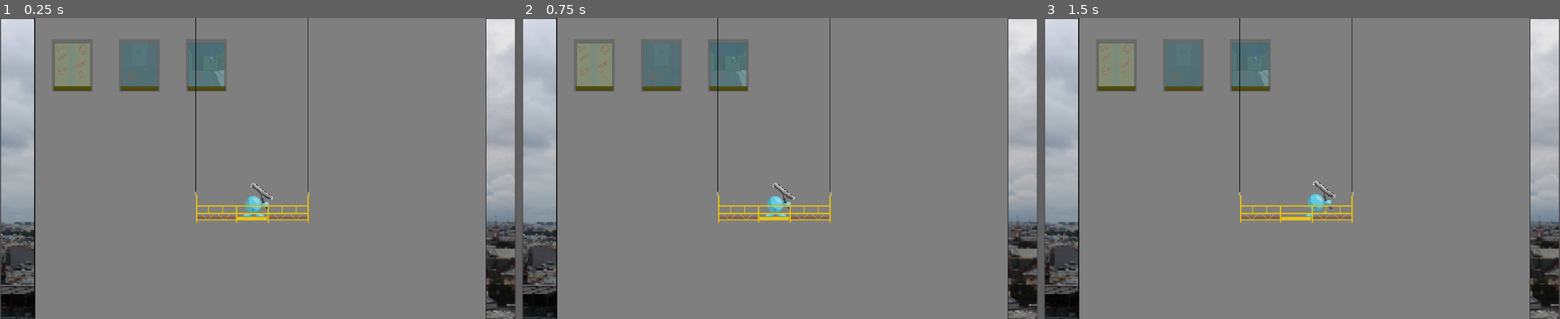
Above: before the commit, frames 1-3 (left to right).
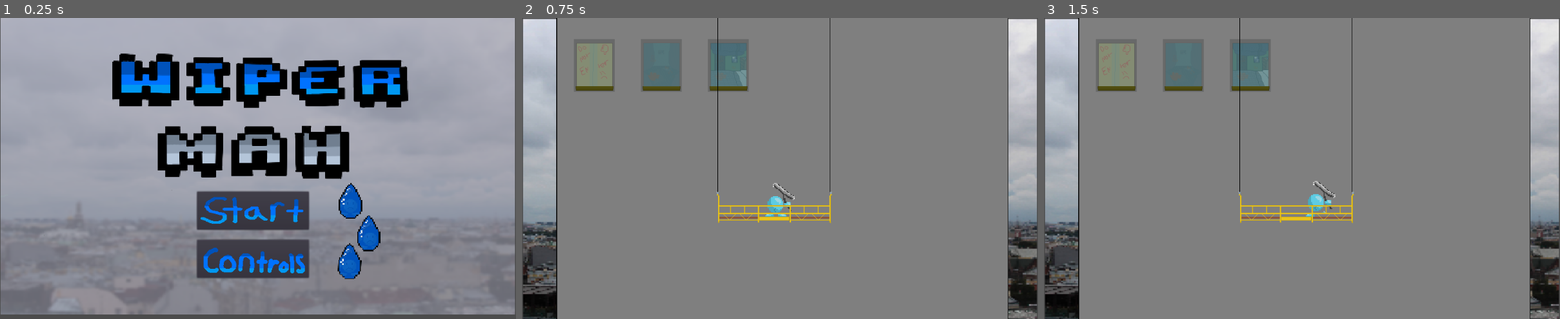
Above: after the commit, the same moments.

Repository: mbowerman828/Game-Jam-1
Game: Godot game, scene res://Scenes/Start Menu.tscn
Same seed, same stepped clock (60 frames per second), same inputs: the game is played once before the commit and once after it. Before the commit the project starts from res://Scenes/Test.tscn. Sound files missing from this copy of the repository are replaced by a short silence.
Inputs (mouse positions are in pixels of both pictures, inside the frame that each line leads up to):
- Up to frame 1 (0.25 s): no input
- Up to frame 2 (0.75 s): click (774, 210) at 0.52 s
- Up to frame 3 (1.5 s): tap Enter at 1.25 s; hold D (Move_Character_Right) from 1.28 s (still down); tap Space (Wipe) at 1.35 s

The runs differ from the first frame. In frame 1, 71% of the frame differs, in the area x 0-100%, y 0-100%; in frame 2, nothing differs; in frame 3, nothing differs.

Commit message:
StartMenu Moved Trying to get soundeffects working

Diff:
--- a/Scenes/Player.tscn
+++ b/Scenes/Player.tscn
@@ -1,5 +1,6 @@
-[gd_scene load_steps=24 format=2]
+[gd_scene load_steps=25 format=2]
 
+[ext_resource path="res://Sounds/Footstep.wav" type="AudioStream" id=1]
 [ext_resource path="res://Scripts/Player.gd" type="Script" id=2]
 [ext_resource path="res://Visuals/Character Sprite Sheet.png" type="Texture" id=3]
 
@@ -126,4 +127,9 @@
 position = Vector2( 2, -17 )
 shape = SubResource( 19 )
 
+[node name="Footsteps" type="AudioStreamPlayer2D" parent="."]
+position = Vector2( 0, -6 )
+scale = Vector2( 2.0625, 2 )
+stream = ExtResource( 1 )
+
 [connection signal="animation_finished" from="AnimatedSprite" to="." method="_on_AnimatedSprite_animation_finished"]
--- a/Scenes/SceneManager.gd
+++ b/Scenes/SceneManager.gd
@@ -8,10 +8,18 @@
 
 # Called when the node enters the scene tree for the first time.
 func _ready():
-		$WipermanLoop.play()
+	$Startup.play()
 
 
 
 # Called every frame. 'delta' is the elapsed time since the previous frame.
 #func _process(delta):
 #	pass
+
+
+func _on_Startup_finished():
+	$WipermanLoop.play()
+
+
+func _on_WipermanLoop_finished():
+	$WipermanLoop.play()
--- a/Start Menu.tscn
+++ b/Scenes/Start Menu.tscn
@@ -1,19 +1,19 @@
 [gd_scene load_steps=5 format=2]
 
-[ext_resource path="res://Visuals/Background for Menu.png" type="Texture" id=1]
-[ext_resource path="res://Start Menu.gd" type="Script" id=2]
-[ext_resource path="res://Visuals/Controls.png" type="Texture" id=3]
-[ext_resource path="res://Visuals/Start.png" type="Texture" id=4]
+[ext_resource path="res://Start Menu.gd" type="Script" id=1]
+[ext_resource path="res://Visuals/Background for Menu.png" type="Texture" id=2]
+[ext_resource path="res://Visuals/Start.png" type="Texture" id=3]
+[ext_resource path="res://Visuals/Controls.png" type="Texture" id=4]
 
 [node name="Start Menu" type="Control"]
 anchor_right = 1.0
 anchor_bottom = 1.0
-script = ExtResource( 2 )
+script = ExtResource( 1 )
 
 [node name="Sprite" type="Sprite" parent="."]
 position = Vector2( 512, 295 )
 scale = Vector2( 1.77257, 1.54167 )
-texture = ExtResource( 1 )
+texture = ExtResource( 2 )
 
 [node name="Button" type="Button" parent="."]
 margin_left = 391.0
--- a/Scenes/Test.tscn
+++ b/Scenes/Test.tscn
@@ -46,9 +46,16 @@
 
 [node name="Startup" type="AudioStreamPlayer2D" parent="."]
 stream = ExtResource( 8 )
+bus = "In Game Theme"
 
 [node name="WipermanLoop" type="AudioStreamPlayer2D" parent="."]
+position = Vector2( 0, 4 )
 stream = ExtResource( 7 )
+bus = "In Game Theme"
 
 [node name="Ending" type="AudioStreamPlayer2D" parent="."]
+position = Vector2( -2, -2 )
 stream = ExtResource( 9 )
+
+[connection signal="finished" from="Startup" to="." method="_on_Startup_finished"]
+[connection signal="finished" from="WipermanLoop" to="." method="_on_WipermanLoop_finished"]
--- a/Scripts/Player.gd
+++ b/Scripts/Player.gd
@@ -102,5 +102,6 @@
 
 
 
+
 func _on_AnimatedSprite_animation_finished():
 	$AnimatedSprite.play("Idle")
--- /dev/null
+++ b/default_bus_layout.tres
@@ -0,0 +1,24 @@
+[gd_resource type="AudioBusLayout" load_steps=4 format=2]
+
+[sub_resource type="AudioEffectChorus" id=4]
+resource_name = "Chorus"
+
+[sub_resource type="AudioEffectPhaser" id=5]
+resource_name = "Phaser"
+
+[sub_resource type="AudioEffectPanner" id=6]
+resource_name = "Panner"
+
+[resource]
+bus/1/name = "In Game Theme"
+bus/1/solo = false
+bus/1/mute = false
+bus/1/bypass_fx = false
+bus/1/volume_db = 0.0
+bus/1/send = "Master"
+bus/1/effect/0/effect = SubResource( 4 )
+bus/1/effect/0/enabled = true
+bus/1/effect/1/effect = SubResource( 5 )
+bus/1/effect/1/enabled = true
+bus/1/effect/2/effect = SubResource( 6 )
+bus/1/effect/2/enabled = true
--- a/project.godot
+++ b/project.godot
@@ -11,7 +11,7 @@
 [application]
 
 config/name="Game Jam"
-run/main_scene="res://Scenes/Test.tscn"
+run/main_scene="res://Scenes/Start Menu.tscn"
 config/icon="res://Visuals/icon.png"
 
 [gui]
Not shown: 1 places in Scenes/Start Menu.tscn that only renumber resources
Not shown, added: Sounds/Footstep.wav
